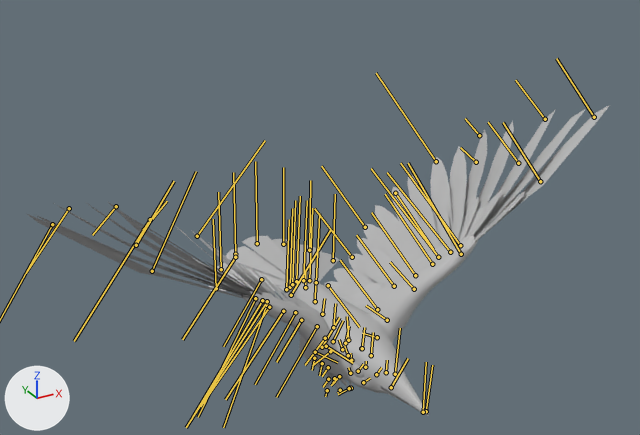
Before and after pictures for a commit that changed the FBX model Murder Crow/Assets/Animation/SM_Crow_flying_v1.2.fbx.
Before and after are seen from a camera (50 mm lens) standing at (-0.554, -0.967, 0.798) and looking at (-0.011, 0.021, 0.304). Every picture has the same lights, and +X, +Y and +Z are marked at lower left. Both versions are drawn at frame 31 of the action 'Take 001|BaseLayer'; the numbers are the values there. The bones that bend it are drawn over the model as lines.

The first picture shows 'SM_Crow_SourceFile:SM_Birdmesh_UV_v_3'.
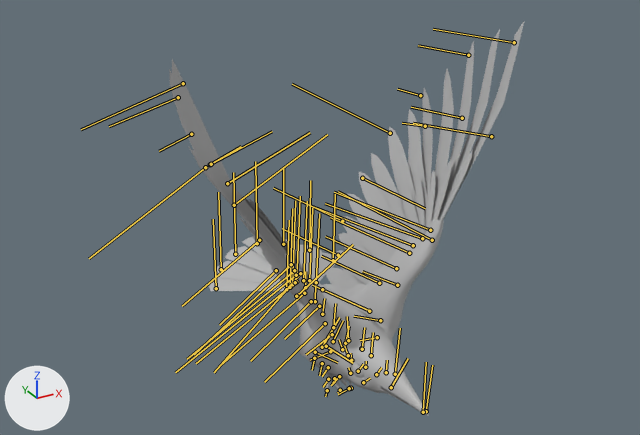
Changed parts and their boxes [x1, y1, x2, y2] in the pictures (640 x 435 px):
'SM_Crow_SourceFile:SM_Birdmesh_UV_v_3', posed (39% narrower, 27% taller)
    before: [28, 105, 610, 415]
    after: [169, 22, 524, 415]
bone 'SM_Crow_SourceFile:L_clavice', root to tip
    before: (377, 337) to (362, 333)
    after: (377, 337) to (360, 340)
bone 'SM_Crow_SourceFile:L_wing_03', root to tip
    before: (461, 254) to (408, 163)
    after: (432, 240) to (338, 191)
bone 'SM_Crow_SourceFile:L_Feather_outer', root to tip
    before: (540, 181) to (503, 122)
    after: (491, 136) to (413, 123)
bone 'SM_Crow_SourceFile:L_feather_04', root to tip
    before: (450, 252) to (387, 172)
    after: (422, 238) to (325, 203)
bone 'SM_Crow_SourceFile:L_feather_06', root to tip
    before: (438, 257) to (371, 168)
    after: (413, 245) to (307, 204)
bone 'SM_Crow_SourceFile:L_feather_02', root to tip
    before: (460, 245) to (400, 163)
    after: (430, 230) to (334, 192)
bone 'SM_Crow_SourceFile:L_featherTip_02', root to tip
    before: (518, 163) to (488, 122)
    after: (462, 118) to (411, 107)
bone 'SM_Crow_SourceFile:R_clavice', root to tip
    before: (330, 351) to (312, 365)
    after: (330, 351) to (310, 360)
bone 'SM_Crow_SourceFile:R_wing_03', root to tip
    before: (266, 305) to (223, 427)
    after: (300, 273) to (214, 372)
bone 'SM_Crow_SourceFile:R_Feather_outer', root to tip
    before: (152, 271) to (196, 171)
    after: (227, 183) to (310, 132)
bone 'SM_Crow_SourceFile:R_feather_04', root to tip
    before: (262, 300) to (192, 418)
    after: (294, 270) to (187, 359)
bone 'SM_Crow_SourceFile:R_feather_06', root to tip
    before: (267, 301) to (186, 427)
    after: (296, 275) to (175, 372)
bone 'SM_Crow_SourceFile:R_feather_02', root to tip
    before: (255, 298) to (198, 417)
    after: (291, 264) to (194, 354)
bone 'SM_Crow_SourceFile:R_featherTip_02', root to tip
    before: (136, 245) to (174, 181)
    after: (211, 164) to (272, 131)

What the commit changed:
Bone 'SM_Crow_SourceFile:L_clavice' (bone_sm_crow_sourcefile_l_clavice) turns from (7, -10, 17) to (8, -10, 38) degrees about its own x, y and z.
Bone 'SM_Crow_SourceFile:L_wing_03' (bone_sm_crow_sourcefile_l_wing_03) turns from (-7, 6, -7) to (-6, 6, -1) degrees about its own x, y and z.
Bone 'SM_Crow_SourceFile:L_Feather_outer' (bone_sm_crow_sourcefile_l_feather_outer) moves from (0.0, 0.0, 0.0) to (0.0, -1.2, 0.0).
Bone 'SM_Crow_SourceFile:L_Feather_outer' (bone_sm_crow_sourcefile_l_feather_outer) turns from (9, 0, 9) to (2, -1, 17) degrees about its own x, y and z.
Bone 'SM_Crow_SourceFile:L_feather_04' (bone_sm_crow_sourcefile_l_feather_04) turns from (1, 15, 2) to (1, 15, 6) degrees about its own x, y and z.
Bone 'SM_Crow_SourceFile:L_feather_06' (bone_sm_crow_sourcefile_l_feather_06) turns from (4, 18, 6) to (4, 19, 8) degrees about its own x, y and z.
Bone 'SM_Crow_SourceFile:L_feather_02' (bone_sm_crow_sourcefile_l_feather_02) turns from (-4, 9, -4) to (-3, 10, 2) degrees about its own x, y and z.
Bone 'SM_Crow_SourceFile:L_featherTip_02' (bone_sm_crow_sourcefile_l_feathertip_02) turns from (0, 0, 7) to (0, 0, 15) degrees about its own x, y and z.
Bone 'SM_Crow_SourceFile:R_clavice' (bone_sm_crow_sourcefile_r_clavice) turns from (7, -10, 17) to (8, -10, 38) degrees about its own x, y and z.
Bone 'SM_Crow_SourceFile:R_wing_03' (bone_sm_crow_sourcefile_r_wing_03) turns from (-7, 6, -7) to (-6, 6, -1) degrees about its own x, y and z.
Bone 'SM_Crow_SourceFile:R_Feather_outer' (bone_sm_crow_sourcefile_r_feather_outer) turns from (9, 0, 9) to (2, -1, 17) degrees about its own x, y and z.
Bone 'SM_Crow_SourceFile:R_feather_04' (bone_sm_crow_sourcefile_r_feather_04) turns from (1, 15, 2) to (1, 15, 6) degrees about its own x, y and z.
Bone 'SM_Crow_SourceFile:R_feather_06' (bone_sm_crow_sourcefile_r_feather_06) turns from (4, 18, 6) to (4, 19, 8) degrees about its own x, y and z.
Bone 'SM_Crow_SourceFile:R_feather_02' (bone_sm_crow_sourcefile_r_feather_02) turns from (-4, 9, -4) to (-3, 10, 2) degrees about its own x, y and z.
Bone 'SM_Crow_SourceFile:R_featherTip_02' (bone_sm_crow_sourcefile_r_feathertip_02) turns from (0, 0, 7) to (0, 0, 15) degrees about its own x, y and z.
